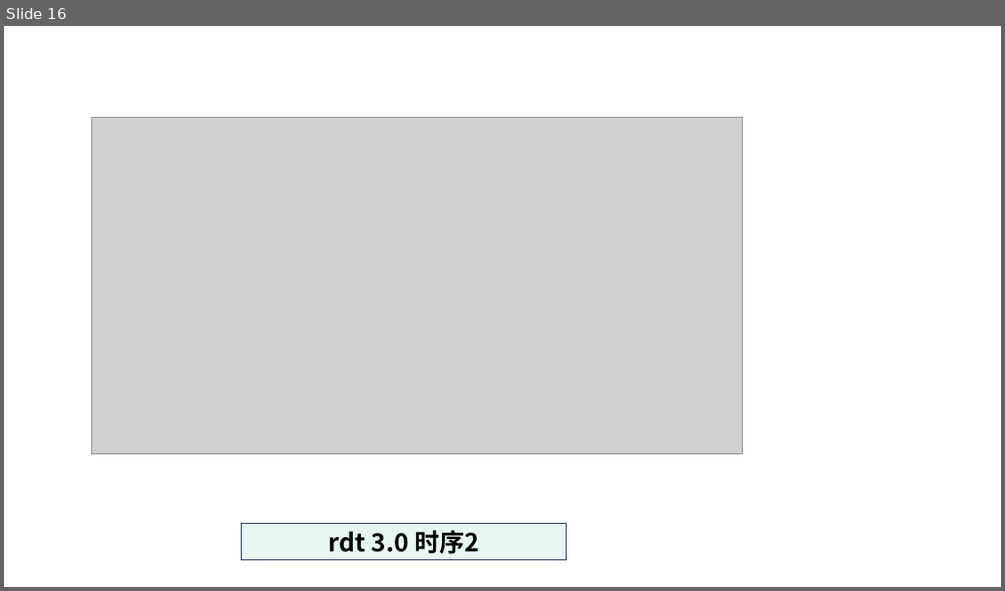
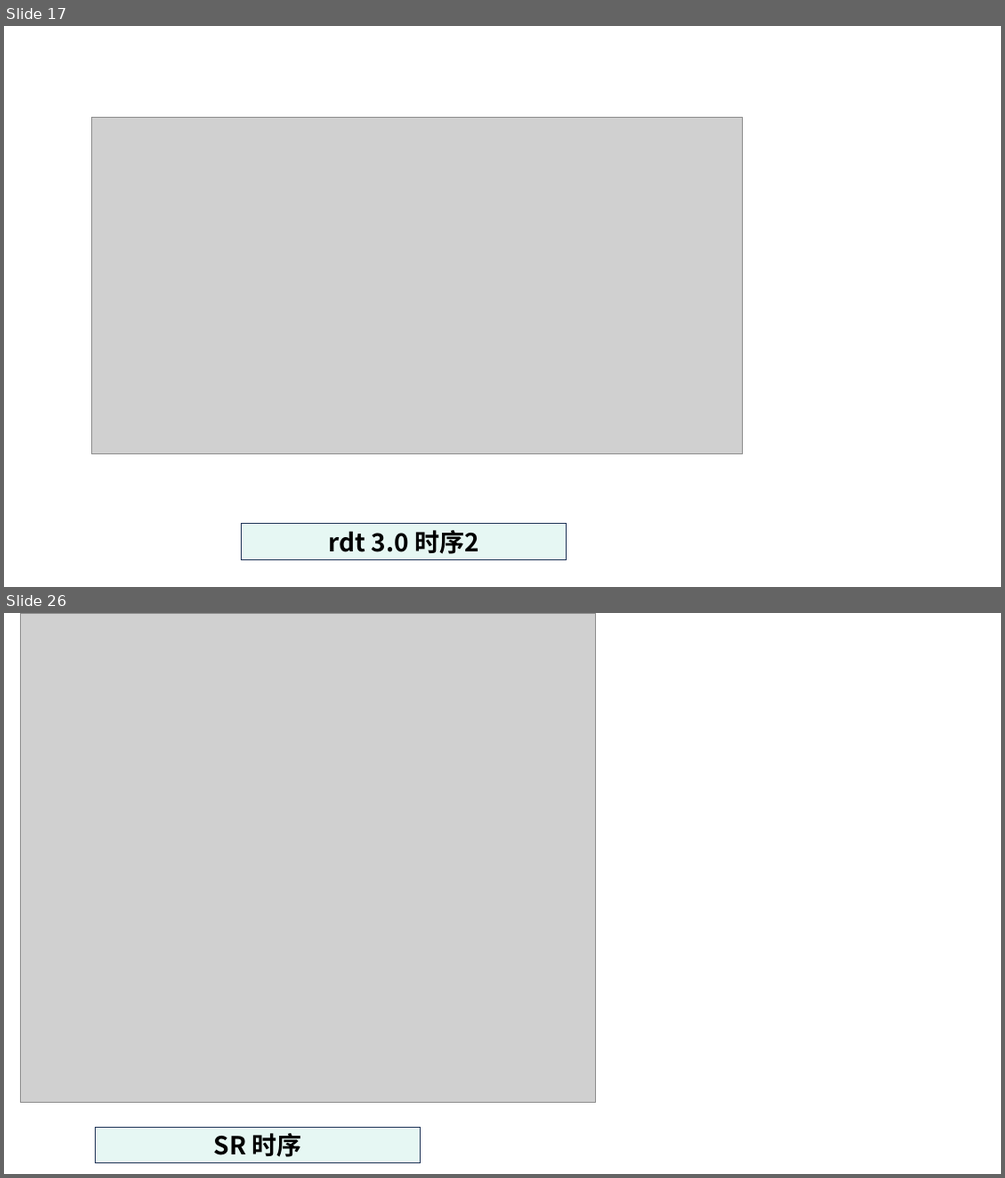
Before and after one commit to guofei9987/a, a slide deck: computer/network/计算机网络-素材.pptx. Shown one above the other, each under a label of ours: slide 16 before the commit, slides 17 and 26 after it; the slides between them are not shown. The pictures are 1005x591 and 1005x1178 pixels, drawn with LibreOffice and Linux fonts; fonts in the diff are those of the drawing; grey boxes stand for pictures. Boxes give left, top, right and bottom in pixels: in the first picture for what was removed or moved away, otherwise in the second. Text is boxed around its words. In the diff, an @@ line names an element or a change of style, - is before the commit and + after.

```diff
--- a/computer/network/计算机网络-素材.pptx
+++ b/computer/network/计算机网络-素材.pptx
@@ slide 26 added at [4, 613, 1001, 1174], background #FFFFFF @@
@@ picture added at [21, 613, 596, 1102] @@
@@ rectangle added at [96, 1127, 421, 1163], fill #E6F7F3, outline #1E3256 1 pt, 24 pt, text #000000, bold @@
+SR 时序
@@ what was slide 16 is now slide 17 @@
```
Also in this commit, not shown: 10 other slides added, 10 other files.
